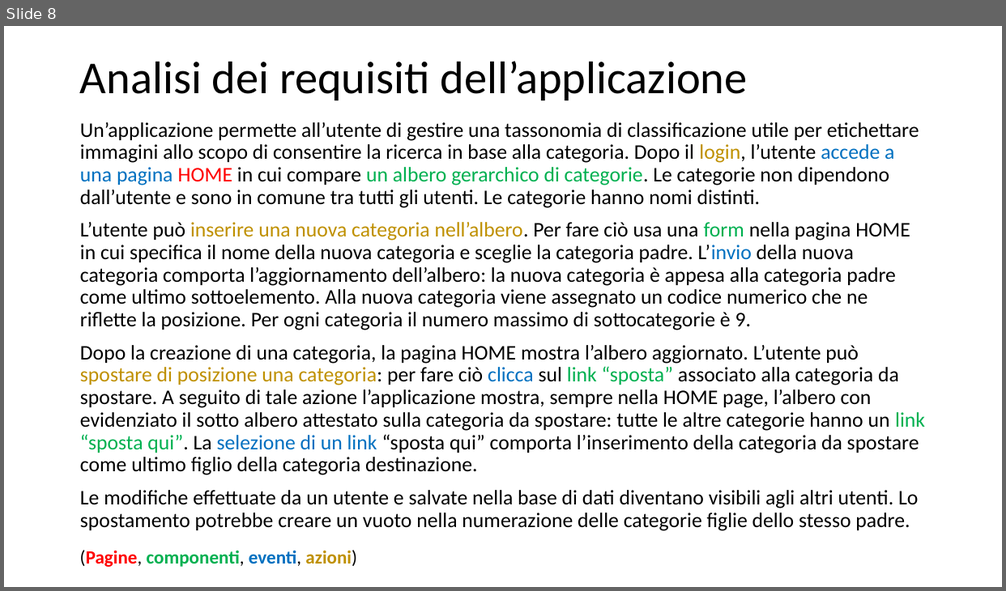
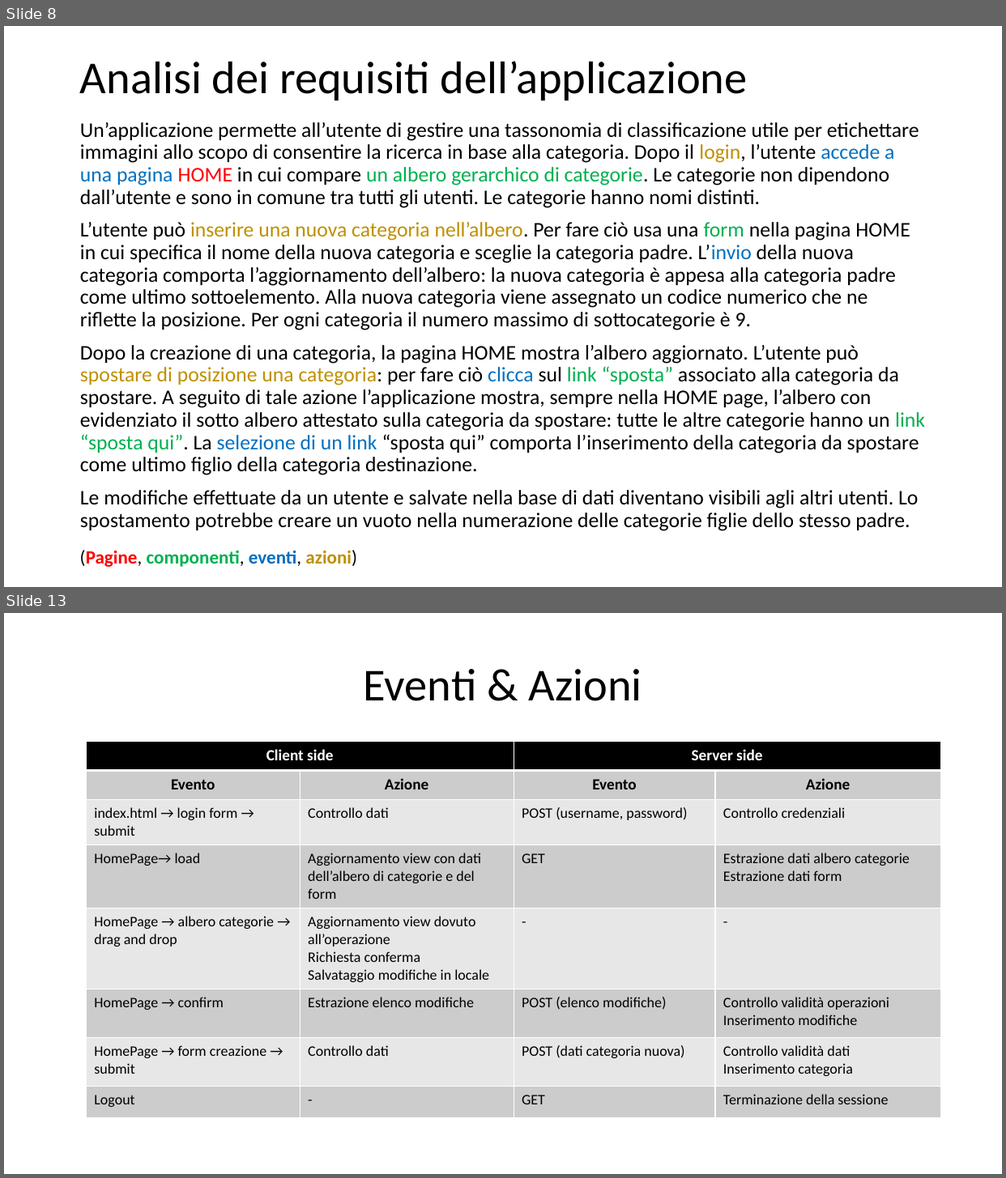
Before and after one commit to Trixyz28/TIW-ImgCatalog-RIA, a slide deck: Documents/ImgCatalogRIA.pptx. Shown one above the other, each under a label of ours: slide 8 before the commit, slides 8 and 13 after it; the slides between them are not shown. The pictures are 1006x591 and 1006x1178 pixels, drawn with LibreOffice and Linux fonts; fonts in the diff are those of the drawing. Boxes give left, top, right and bottom in pixels: in the first picture for what was removed or moved away, otherwise in the second. Text is boxed around its words. In the diff, an @@ line names an element or a change of style, - is before the commit and + after.

```diff
--- a/Documents/ImgCatalogRIA.pptx
+++ b/Documents/ImgCatalogRIA.pptx
@@ slide 13 added at bbox=[4, 613, 1002, 1174], background #FFFFFF @@
@@ title added at bbox=[364, 669, 642, 701], 44 pt, text #000000 @@
+Eventi & Azioni
@@ table added at bbox=[87, 741, 941, 1116], 8 rows, 4 columns @@
+Client side |  | Server side | 
+Evento | Azione | Evento | Azione
+index.html → login form → submit | Controllo dati | POST (username, password) | Controllo credenziali
+HomePage→ load | Aggiornamento view con dati dell’albero di categorie e del form | GET | Estrazione dati albero categorie / Estrazione dati form
+HomePage → albero categorie → drag and drop | Aggiornamento view dovuto all’operazione / Richiesta conferma / Salvataggio modifiche in locale | - | -
+HomePage → confirm | Estrazione elenco modifiche | POST (elenco modifiche) | Controllo validità operazioni / Inserimento modifiche
+HomePage → form creazione → submit | Controllo dati | POST (dati categoria nuova) | Controllo validità dati / Inserimento categoria
+Logout | - | GET | Terminazione della sessione
```
Also in this commit, not shown: 7 slides changed, 9 other slides added, 5 slides removed, 7 other files.
